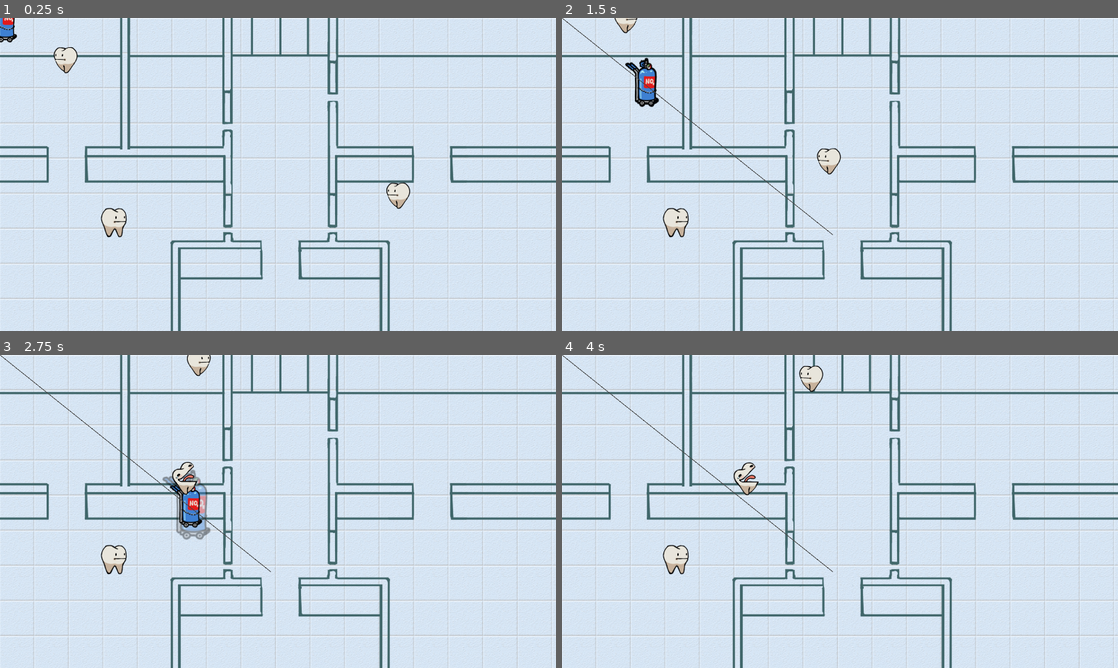
Above: before the commit, frames 1-4 (two rows, left to right).
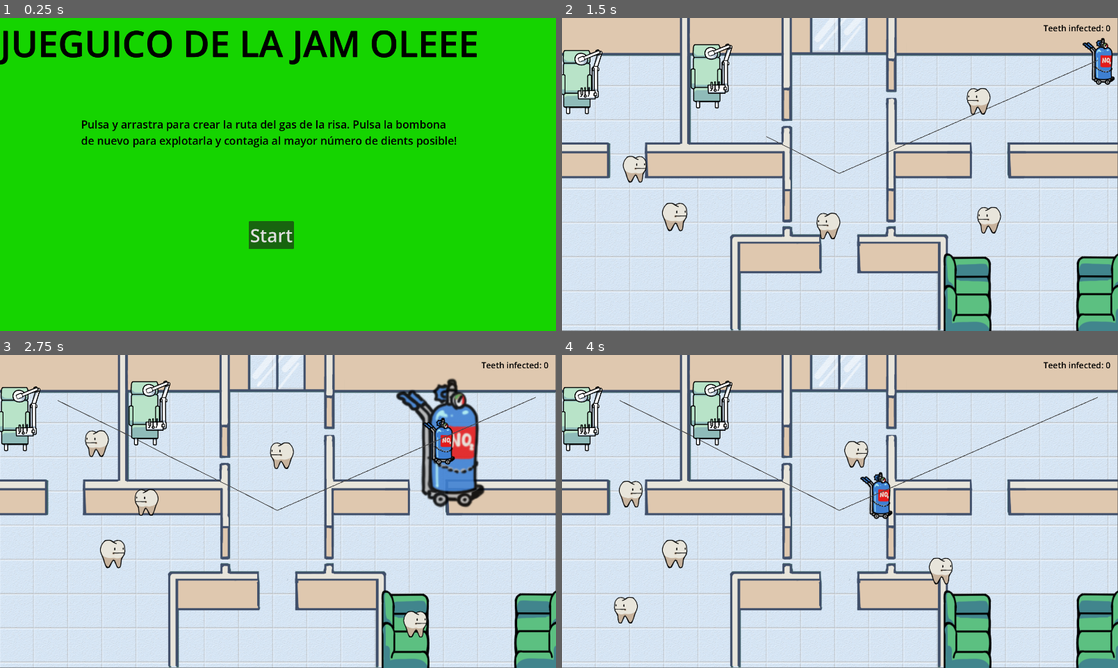
Above: after the commit, the same moments.

Repository: Mapachana/GlobalGameJam2024
Game: Godot game, scene res://escenas/titulo.tscn
Two runs of this game, one before a commit and one after it. Both use one fixed random seed, a clock stepped at 60 frames per second and the inputs below. Before the commit the project starts from res://escenas/ruta_test.tscn.
Inputs (mouse positions are in pixels of both pictures, inside the frame that each line leads up to):
- Up to frame 1 (0.25 s): no input
- Up to frame 2 (1.5 s): click (834, 233) at 0.5 s, where only the run after the commit has a clickable "Start"; drag from (840, 174) to (617, 64) at 1.27 s
- Up to frame 3 (2.75 s): drag from (166, 527) to (122, 452) at 2.02 s
- Up to frame 4 (4 s): move the mouse to (895, 442) at 2.77 s; press the mouse at (895, 442) at 2.78 s; release the mouse at (895, 442) at 3.5 s; drag from (812, 574) to (762, 480) at 3.52 s

The runs differ from the first frame. In frame 1, 100% of the frame differs, in the area x 0-100%, y 0-100%; in frame 2, 40%; in frame 3, 42%; in frame 4, 40%.

Commit message:
quito colisiones

Diff:
--- a/camilla.tscn
+++ b/camilla.tscn
@@ -1,19 +1,9 @@
-[gd_scene load_steps=4 format=3 uid="uid://d058ykhwot3kd"]
+[gd_scene load_steps=3 format=3 uid="uid://barh8turppqhr"]
 
 [ext_resource type="Script" path="res://escenas/sofa.gd" id="1_25eua"]
 [ext_resource type="Texture2D" uid="uid://c8i3ugi5bmpcn" path="res://graficos/camilla.png" id="1_p1o3j"]
 
-[sub_resource type="RectangleShape2D" id="RectangleShape2D_7nofd"]
-size = Vector2(203, 340)
-
-[node name="CharacterBody2D" type="CharacterBody2D"]
-script = ExtResource("1_25eua")
-
-[node name="CollisionShape2D" type="CollisionShape2D" parent="."]
-position = Vector2(-5.75, 2)
-scale = Vector2(0.5, 0.5)
-shape = SubResource("RectangleShape2D_7nofd")
-
-[node name="Sprite2D" type="Sprite2D" parent="."]
+[node name="Sprite2D" type="Sprite2D"]
 scale = Vector2(0.5, 0.5)
 texture = ExtResource("1_p1o3j")
+script = ExtResource("1_25eua")
--- /dev/null
+++ b/escenas/creditos.gd
@@ -0,0 +1,16 @@
+extends TextureRect
+
+
+# Called when the node enters the scene tree for the first time.
+func _ready():
+	pass # Replace with function body.
+
+
+# Called every frame. 'delta' is the elapsed time since the previous frame.
+func _process(delta):
+	pass
+
+
+func _on_button_pressed():
+	Globales.goto_scene("res://escenas/main.tscn")
+	pass # Replace with function body.
--- a/escenas/creditos.tscn
+++ b/escenas/creditos.tscn
@@ -1,6 +1,7 @@
-[gd_scene load_steps=5 format=3 uid="uid://b1cil7t1cr7aw"]
+[gd_scene load_steps=6 format=3 uid="uid://b1cil7t1cr7aw"]
 
 [ext_resource type="Texture2D" uid="uid://c4q7psiec8ile" path="res://graficos/rectanguloverde.png" id="1_4jw0q"]
+[ext_resource type="Script" path="res://escenas/creditos.gd" id="2_8cx3x"]
 
 [sub_resource type="Theme" id="Theme_viyov"]
 
@@ -12,6 +13,7 @@
 offset_right = 1585.0
 offset_bottom = 911.0
 texture = ExtResource("1_4jw0q")
+script = ExtResource("2_8cx3x")
 
 [node name="Button" type="Button" parent="."]
 layout_mode = 0
--- a/escenas/main.gd
+++ b/escenas/main.gd
@@ -3,7 +3,7 @@
 #signal sumarpunto
 # Called when the node enters the scene tree for the first time.
 
-const TIEMPO_MAXIMO = 12
+const TIEMPO_MAXIMO = 30
 
 var personajes_escena
 var contador
--- a/escenas/main.tscn
+++ b/escenas/main.tscn
@@ -1,10 +1,11 @@
-[gd_scene load_steps=9 format=3 uid="uid://bkyiibuhic5o3"]
+[gd_scene load_steps=10 format=3 uid="uid://bkyiibuhic5o3"]
 
 [ext_resource type="Script" path="res://escenas/main.gd" id="1_jk5rv"]
 [ext_resource type="Texture2D" uid="uid://dsdtvtn1s4s3m" path="res://graficos/FONDO_ensayo.jpg" id="2_sc0gf"]
+[ext_resource type="Texture2D" uid="uid://batsrthue0kh7" path="res://graficos/FONDO_muros.png" id="3_7ve03"]
 [ext_resource type="PackedScene" uid="uid://bfy0n0xf8xlch" path="res://escenas/personajes.tscn" id="3_jriv1"]
 [ext_resource type="PackedScene" uid="uid://qrke8xc8tsec" path="res://escenas/ruta.tscn" id="4_6test"]
-[ext_resource type="PackedScene" uid="uid://d058ykhwot3kd" path="res://camilla.tscn" id="5_dqjgg"]
+[ext_resource type="PackedScene" uid="uid://barh8turppqhr" path="res://camilla.tscn" id="5_dqjgg"]
 [ext_resource type="PackedScene" uid="uid://bkecjqpa4hhxi" path="res://escenas/camilla.tscn" id="6_7cyp1"]
 [ext_resource type="PackedScene" uid="uid://cutsajwg80v2i" path="res://escenas/sofa.tscn" id="6_d44dq"]
 
@@ -17,6 +18,11 @@
 position = Vector2(767, 434)
 scale = Vector2(0.8, 0.8)
 texture = ExtResource("2_sc0gf")
+
+[node name="Sprite2D2" type="Sprite2D" parent="."]
+position = Vector2(767, 430)
+scale = Vector2(0.8, 0.8)
+texture = ExtResource("3_7ve03")
 
 [node name="Control" type="Control" parent="."]
 layout_mode = 3
@@ -48,7 +54,7 @@
 position = Vector2(1487, 776)
 
 [node name="sofa2" parent="." instance=ExtResource("6_d44dq")]
-position = Vector2(1118, 777)
+position = Vector2(1120, 777)
 flip_horizontal = true
 
 [node name="camilla2" parent="." instance=ExtResource("6_7cyp1")]
--- a/escenas/sofa.gd
+++ b/escenas/sofa.gd
@@ -1,4 +1,4 @@
-extends CharacterBody2D
+extends Sprite2D
 
 
 @export var flip_horizontal: bool
@@ -8,16 +8,16 @@
 
 func _ready():
 	if flip_horizontal:
-		$Sprite2D.flip_h = true;
+		self.flip_h = true;
 	else:
-		$Sprite2D.flip_h = false;
+		self.flip_h = false;
 
 	if flip_vertical:
-		$Sprite2D.flip_v = true;
+		self.flip_v = true;
 	else:
-		$Sprite2D.flip_v = false;
+		self.flip_v = false;
 
-	$Sprite2D.modulate = Color(color.x, color.y, color.z)
+	self.modulate = Color(color.x, color.y, color.z)
 
 	pass
 
--- a/escenas/sofa.tscn
+++ b/escenas/sofa.tscn
@@ -1,19 +1,8 @@
-[gd_scene load_steps=4 format=3 uid="uid://cutsajwg80v2i"]
+[gd_scene load_steps=3 format=3 uid="uid://cutsajwg80v2i"]
 
 [ext_resource type="Texture2D" uid="uid://ce1qbkciat0o8" path="res://graficos/tristesofa.png" id="1_fmwhv"]
 [ext_resource type="Script" path="res://escenas/sofa.gd" id="1_pafed"]
 
-[sub_resource type="RectangleShape2D" id="RectangleShape2D_4ur85"]
-size = Vector2(114, 218.003)
-
-[node name="CharacterBody2D" type="CharacterBody2D"]
-scale = Vector2(0.7, 0.7)
+[node name="Sprite2D" type="Sprite2D"]
+texture = ExtResource("1_fmwhv")
 script = ExtResource("1_pafed")
-
-[node name="Sprite2D" type="Sprite2D" parent="."]
-texture = ExtResource("1_fmwhv")
-
-[node name="CollisionShape2D" type="CollisionShape2D" parent="."]
-position = Vector2(-1.01087, 3.99278)
-rotation = 0.00368065
-shape = SubResource("RectangleShape2D_4ur85")
--- a/project.godot
+++ b/project.godot
@@ -11,7 +11,7 @@
 [application]
 
 config/name="GlobalGameJam24"
-run/main_scene="res://escenas/ruta_test.tscn"
+run/main_scene="res://escenas/titulo.tscn"
 config/features=PackedStringArray("4.2", "Forward Plus")
 config/icon="res://icon.svg"
 
Binary file added: graficos/FONDO_muros.png
Not shown, added: graficos/FONDO_muros.png.import
